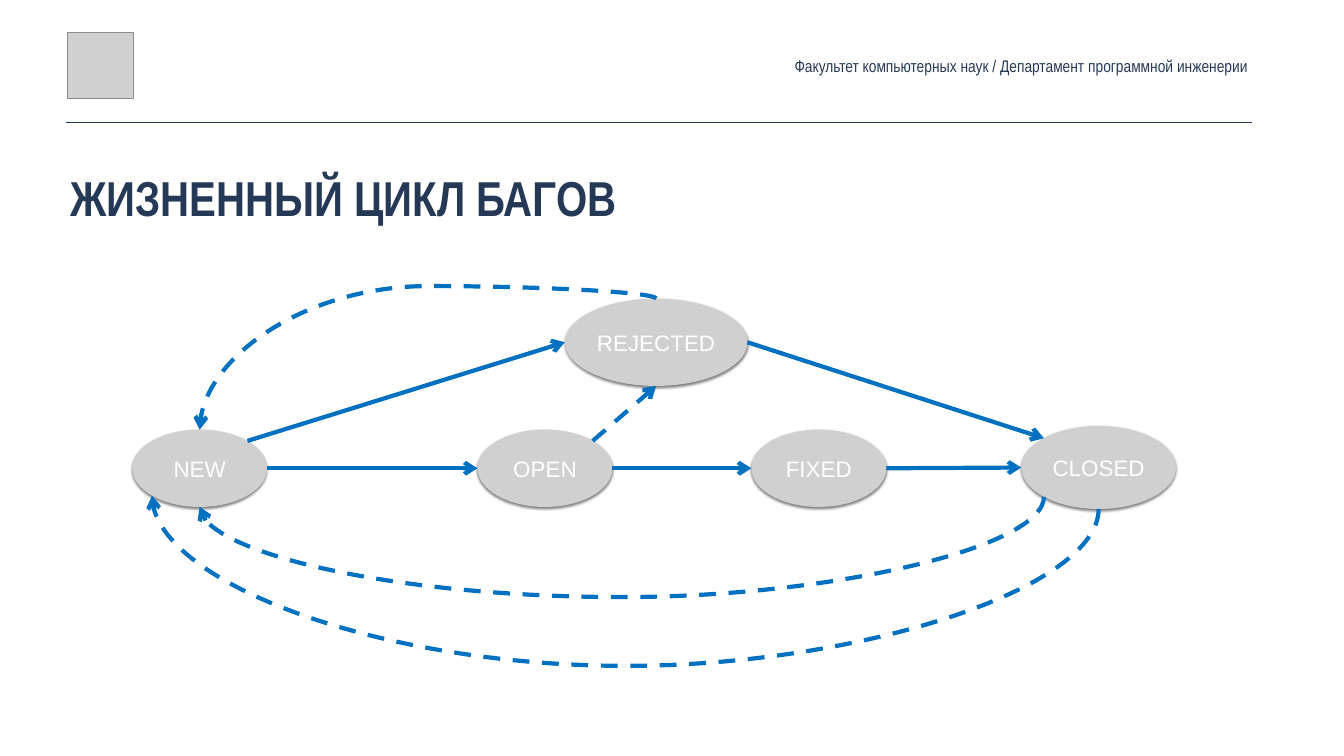
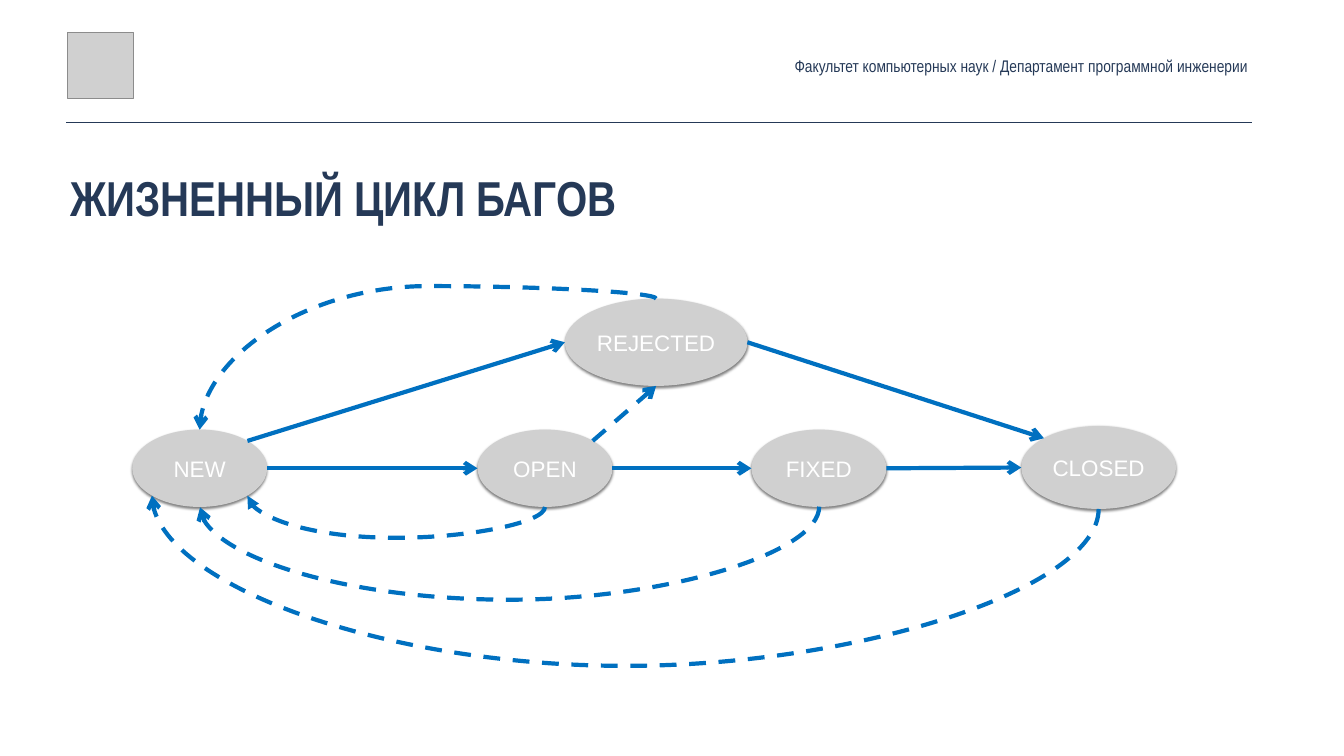
Before and after one commit to andrewt0301/qa-testing-course, a slide deck: slide 3 of seminars/seminar02/Seminar02.pptx. Drawn at 1344x756 pixels with LibreOffice and Linux fonts; fonts in the diff are those of the drawing; grey boxes stand for pictures. Boxes give left, top, right and bottom in pixels: in the first picture for what was removed or moved away, otherwise in the second. Text is boxed around its words. In the diff, an @@ line names an element or a change of style, - is before the commit and + after.

```diff
--- a/seminars/seminar02/Seminar02.pptx
+++ b/seminars/seminar02/Seminar02.pptx
@@ curved arrow moved from (1044, 497) - (200, 507) to (819, 506) - (200, 507) @@
@@ curved arrow added from (545, 507) to (247, 495), #0070C0 6 pt dashed @@
```
Also in this commit, not shown: 2 other slides changed.
